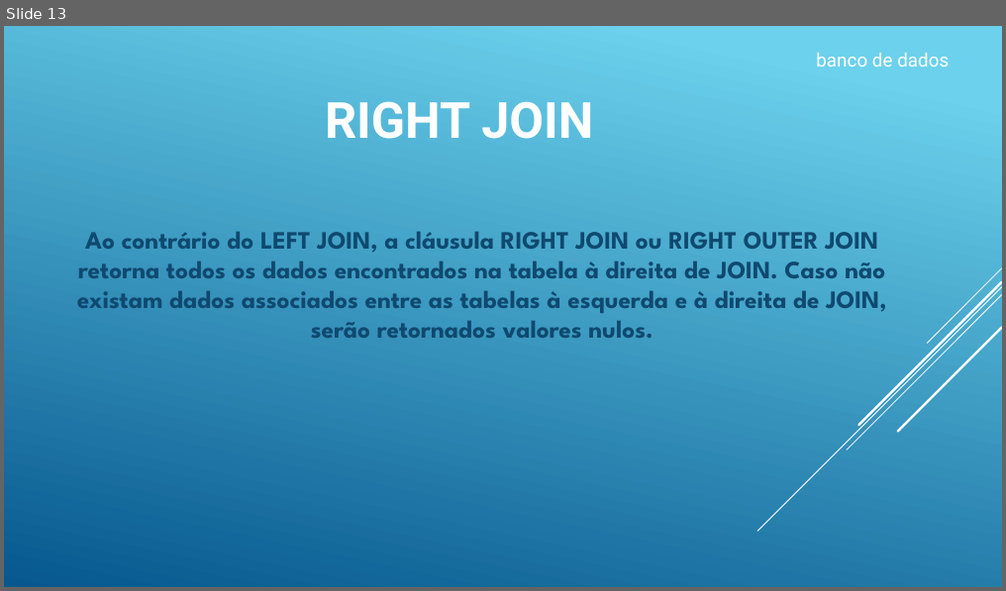
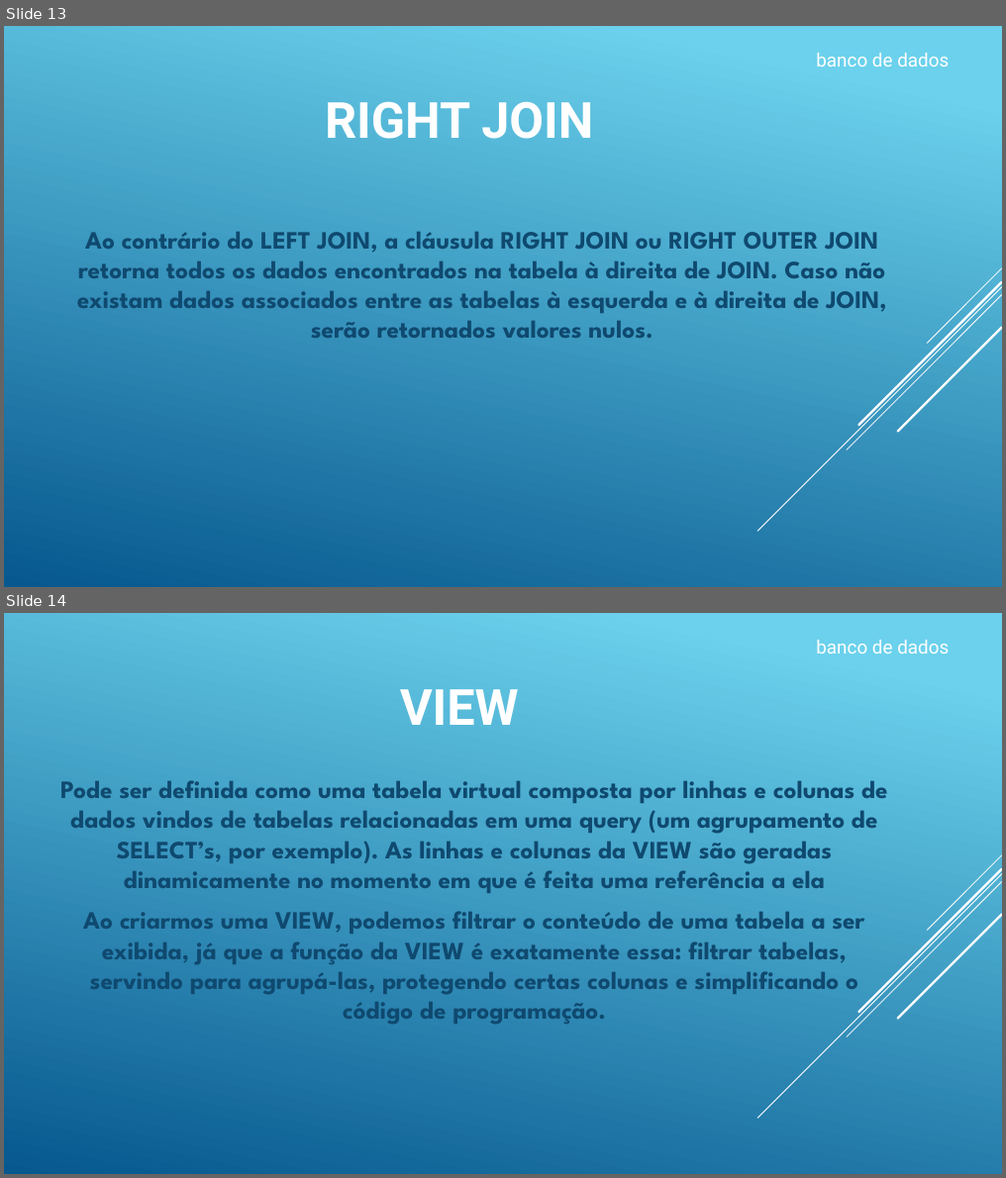
Before and after one commit to TarsilaMoreno/becajava.CBF, a slide deck: bancodedados2.pptx. Shown one above the other, each under a label of ours: slide 13 before the commit, slides 13 and 14 after it. The pictures are 1006x591 and 1006x1178 pixels, drawn with LibreOffice and Linux fonts; fonts in the diff are those of the drawing. Boxes give left, top, right and bottom in pixels: in the first picture for what was removed or moved away, otherwise in the second. Text is boxed around its words. In the diff, an @@ line names an element or a change of style, - is before the commit and + after.

```diff
--- a/bancodedados2.pptx
+++ b/bancodedados2.pptx
@@ slide 14 added at (x1=4, y1=613, x2=1002, y2=1174), background gradient #6ED2EB to #06588E; not listed: 5 template elements that a slide beside it also shows @@
@@ text added at (x1=816, y1=640, x2=948, y2=654), 18 pt, text #FFFFFF @@
+banco de dados
@@ title added at (x1=400, y1=689, x2=519, y2=725), 48 pt, text #FFFFFF, bold @@
+VIEW
@@ text added at (x1=60, y1=780, x2=888, y2=1024), 24 pt, text #0F496F, bold @@
+Pode ser definida como uma tabela virtual composta por linhas e colunas de dados vindos de tabelas relacionadas em uma query (um agrupamento de SELECT’s, por exemplo). As linhas e colunas da VIEW são geradas dinamicamente no momento em que é feita uma referência a ela
+Ao criarmos uma VIEW, podemos filtrar o conteúdo de uma tabela a ser exibida, já que a função da VIEW é exatamente essa: filtrar tabelas, servindo para agrupá-las, protegendo certas colunas e simplificando o código de programação.
```
Also in this commit, not shown: 1 slide changed, 1 other slide added, 4 other files.
